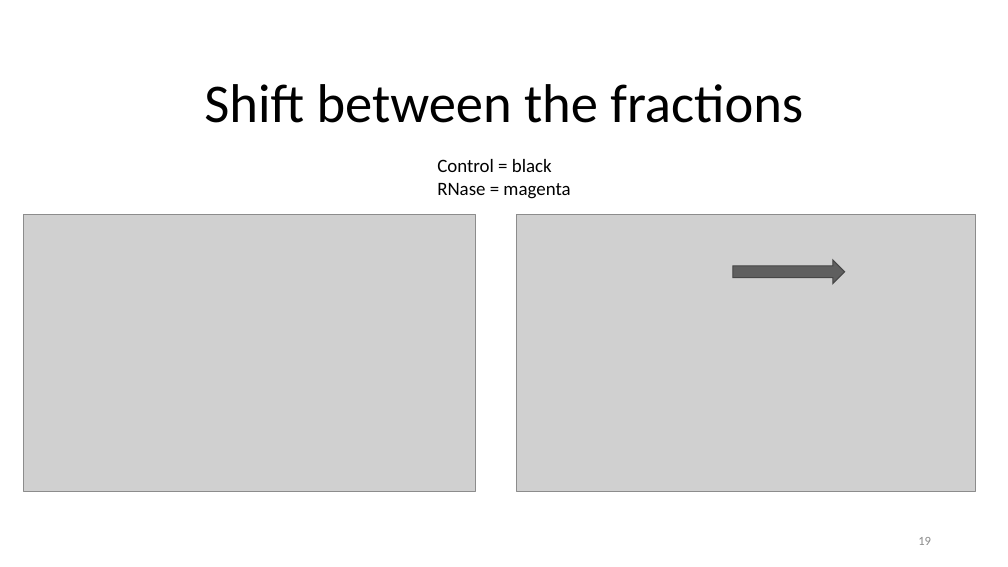
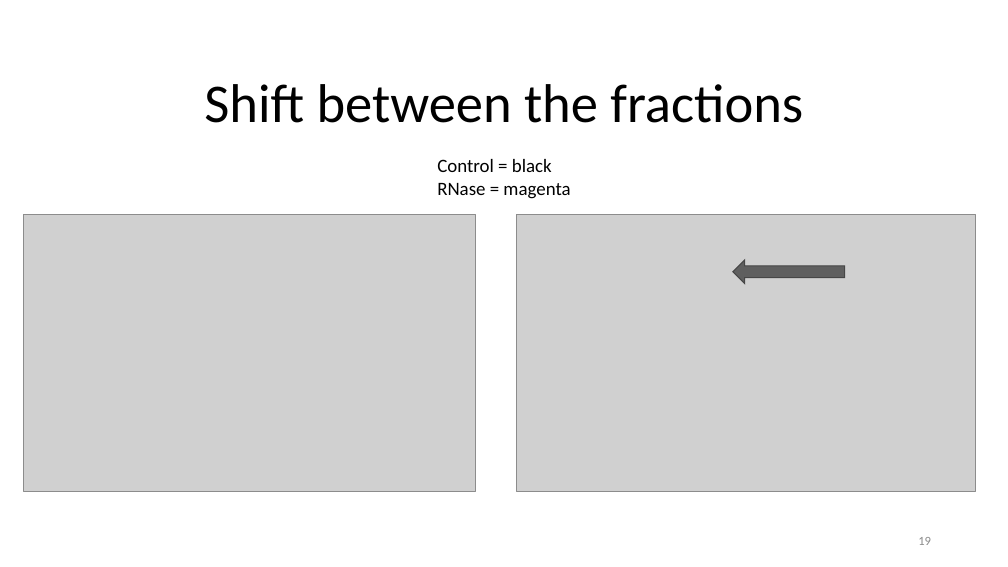
Before and after one commit to datascience-mobi-2022/2022-topic-03-team-05, a slide deck: slide 19 of Project Proposal_temporary draft.pptx. Drawn at 1008x567 pixels with LibreOffice and Linux fonts; fonts in the diff are those of the drawing; grey boxes stand for pictures. Boxes give left, top, right and bottom in pixels: in the first picture for what was removed or moved away, otherwise in the second. Text is boxed around its words. In the diff, an @@ line names an element or a change of style, - is before the commit and + after.

```diff
--- a/Project Proposal_temporary draft.pptx
+++ b/Project Proposal_temporary draft.pptx
@@ right arrow at [733,260,845,284]: rotation 0 to 180 degrees @@
```
